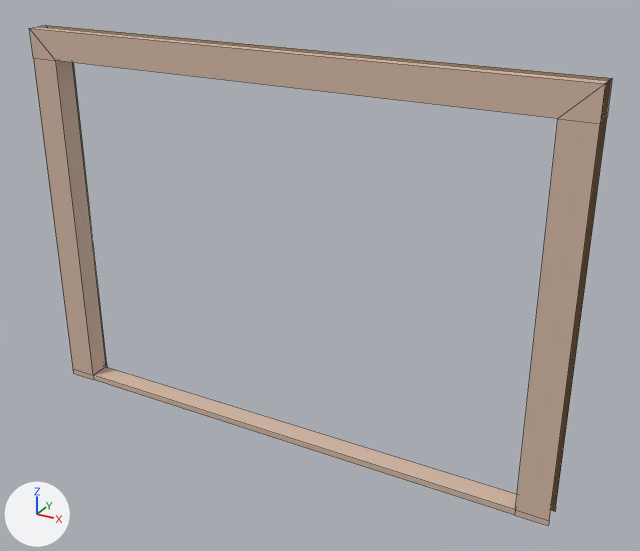
The FBX model Assets/3DAssets/HouseModKit/GarageDoor.fbx: old version first, new version second.
Rendered twice from a camera (50 mm lens) standing at (2.15, -6.03, 4.65) and looking at (-1.19, 0.03, 1.62). The lights are fixed; the arrows at lower left show +X, +Y and +Z. Mesh edges are drawn as thin lines.

Before the edit, the objects in view are built like this:
```python
me_plane_007 = bpy.data.meshes.new('Plane.007')
me_plane_007.from_pydata(...)  # 62 vertices, 52 faces; spans x -3.99..1.01, y -0.2..0.06, z 0.0..3.5
# faces by material slot: [16, 13, 23]
me_plane_007.materials.append(mat_wallmatinside)  # brown #8c6f4d
me_plane_007.materials.append(mat_wallmatoutisde)  # beige #d1b6a4
me_plane_007.materials.append(mat_floortilebright)  # grey #a7a89c
ob_wallsegmentdoorway_001 = bpy.data.objects.new('WallSegmentDoorway.001', me_plane_007)
ob_wallsegmentdoorway_001.location = (0.0, 0.0, 0.0)
```
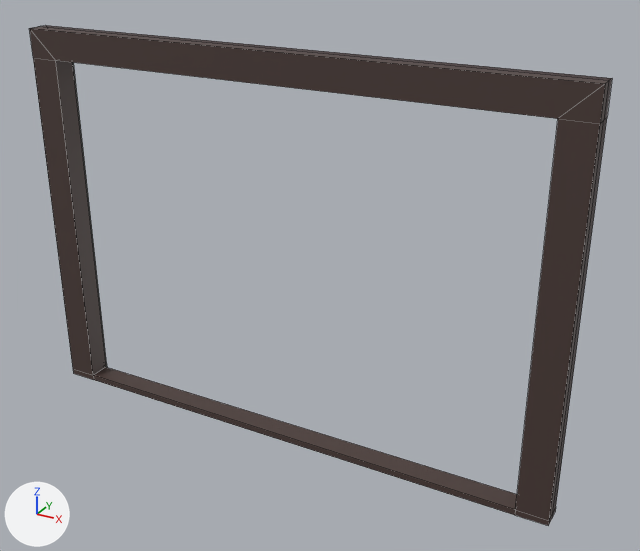
What changed in the scene script:
```text
Add img_polygontown_texture_01_a_png:
    img_polygontown_texture_01_a_png = load_image('PolygonTown_Texture_01_A.png', '../PolygonTown/Textures/PolygonTown_Texture_01_A.png', 2048, 2048, 'sRGB')
Add mat_polytowntexture:
    mat_polytowntexture = principled_material('PolyTownTexture')
    mat_polytowntexture.texture = img_polygontown_texture_01_a_png
Change me_plane_007:
    used by ob_wallsegmentdoorway_001; location = (0.0, 0.0, 0.0)
    remove me_plane_007.from_pydata(...)  # 62 vertices, 52 faces; spans x -3.99..1.01, y -0.2..0.06, z 0.0..3.5
    add me_plane_007.from_pydata(...)  # 70 vertices, 66 faces; spans x -3.99..1.01, y -0.2..0.06, z 0.0..3.5
    me_plane_007 part 1
    8 new vertices lie (0.0, -0.1, 0.0) away from vertices in x -3.99..1.01, y 0.0, z 0.0..3.24
    14 new faces join them
    me_plane_007 part 2: 16 faces spanning x -3.99..1.01, y -0.1..0.0, z 0.0..3.5 switch from mat_wallmatinside (brown #8c6f4d) to mat_polytowntexture (picture img_polygontown_texture_01_a_png)
    me_plane_007 part 3: 13 faces spanning x -3.99..1.01, y -0.2..0.0, z 0.0..3.5 switch from mat_wallmatoutisde (beige #d1b6a4) to mat_polytowntexture (picture img_polygontown_texture_01_a_png)
    me_plane_007 part 4: 23 faces spanning x -3.86..0.87, y 0.0..0.06, z 0.0..3.37 switch from mat_floortilebright (grey #a7a89c) to mat_polytowntexture (picture img_polygontown_texture_01_a_png)
```

Where the change shows, as pixel boxes (x1, y1, x2, y2) in the pictures (640 x 551 px):
part 1 of me_plane_007, added: after (549, 79, 612, 524)
part 2 of me_plane_007, recoloured (brown to grey): before (39, 25, 612, 511); after (39, 25, 612, 81)
part 3 of me_plane_007, recoloured (beige to black): (29, 27, 608, 526) in both
part 4 of me_plane_007, recoloured (grey to black): (73, 63, 107, 367) in both
